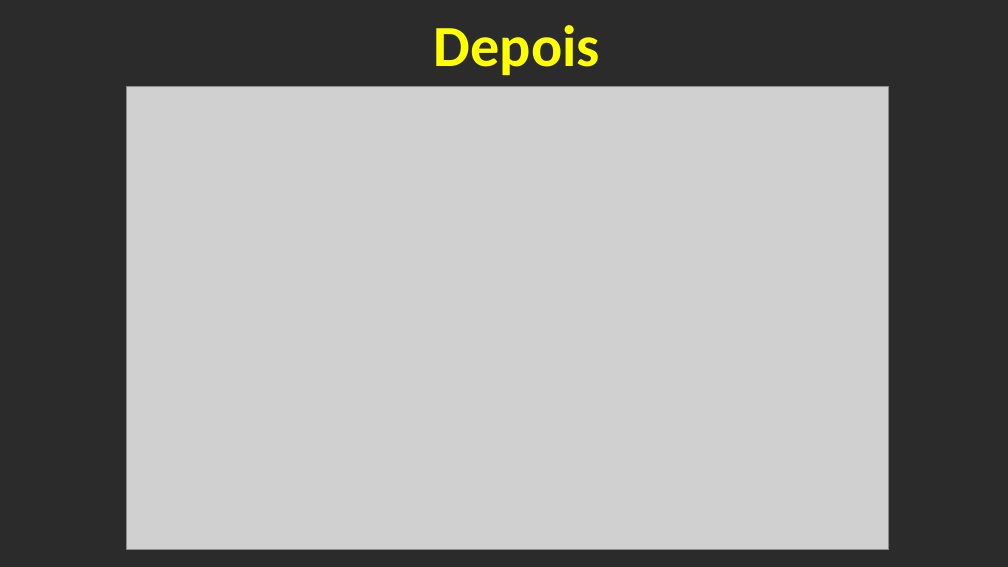
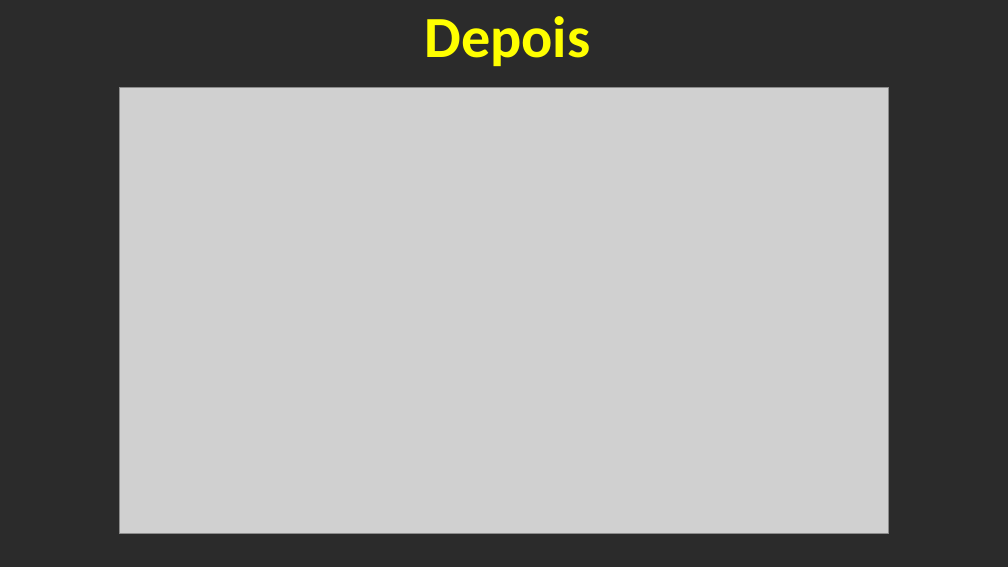
Before and after one commit to lindembergz/guararapes_PRI, a slide deck: slide 3 of Apresentação2.pptx. Drawn at 1008x567 pixels with LibreOffice and Linux fonts; fonts in the diff are those of the drawing; grey boxes stand for pictures; background and template pictures are left out; a plain dark background stands for a picture behind light text. Boxes give left, top, right and bottom in pixels: in the first picture for what was removed or moved away, otherwise in the second. Text is boxed around its words. In the diff, an @@ line names an element or a change of style, - is before the commit and + after.

```diff
--- a/Apresentação2.pptx
+++ b/Apresentação2.pptx
@@ text "Depois": place and size @@
-text "Depois" at box(434, 25, 600, 75)
+text "Depois" at box(424, 16, 590, 66)
@@ picture: place and size @@
-picture at box(126, 87, 889, 551)
+picture at box(119, 88, 889, 534)
```
